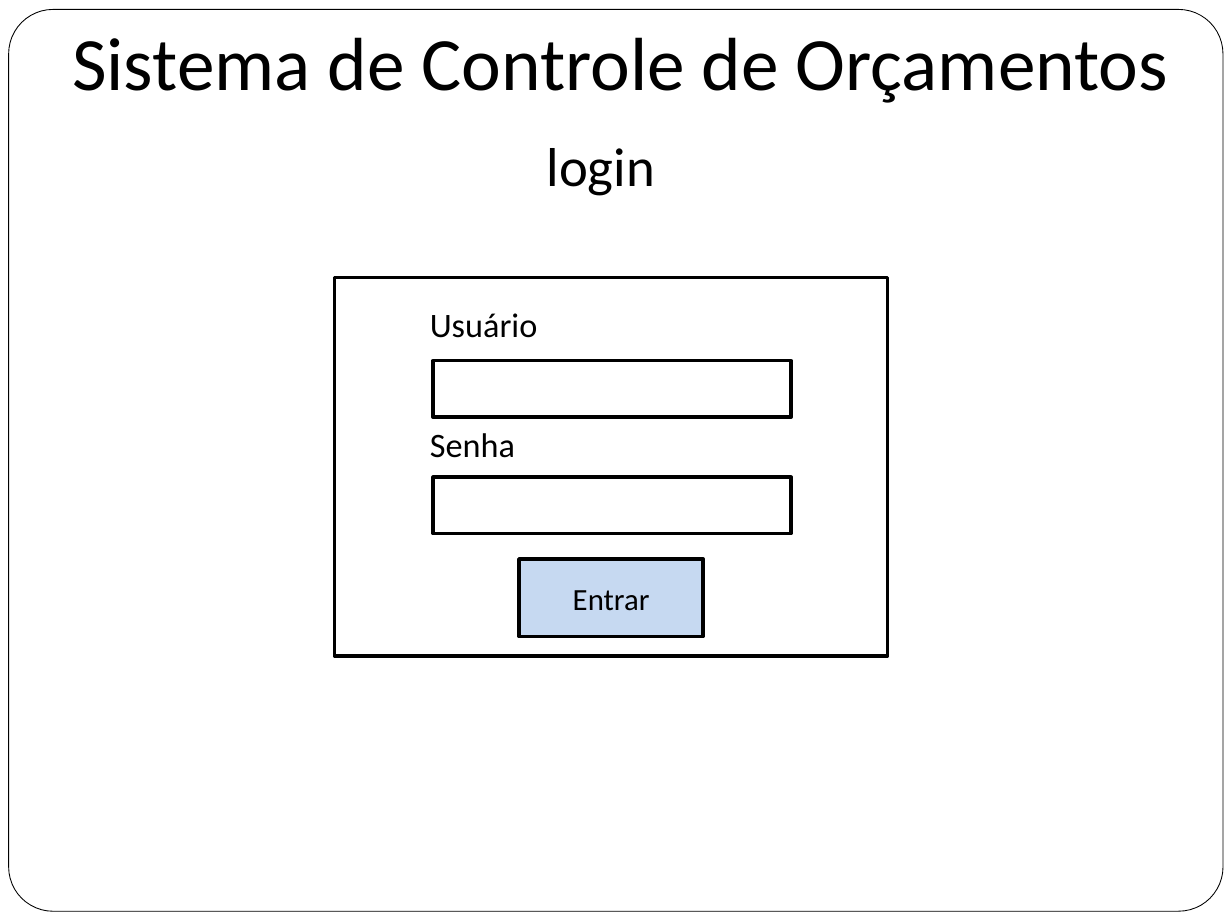
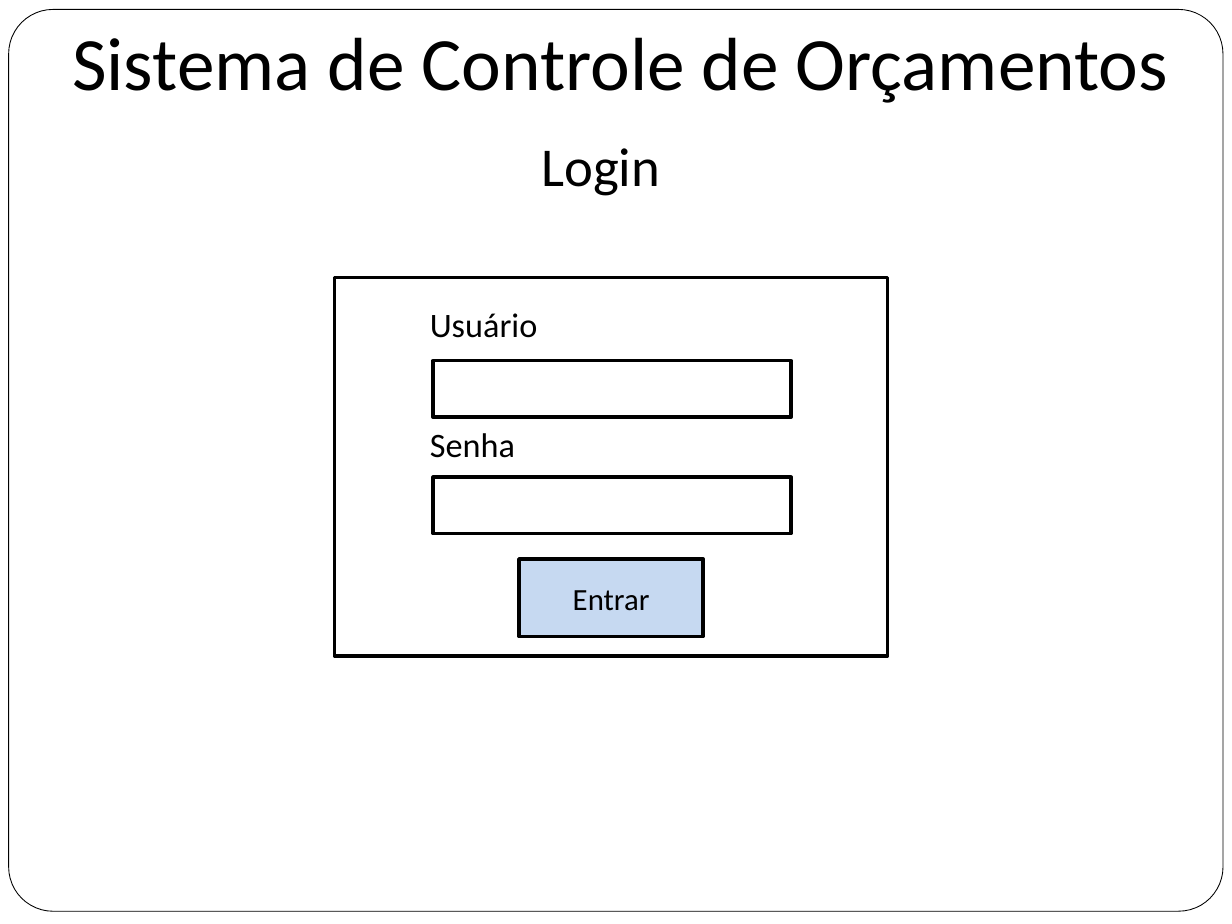
Before and after one commit to flaviochagas/PosGrupo4, a slide deck: slide 1 of Site/site/documentos/prototipos.pptx. Drawn at 1232x924 pixels with LibreOffice and Linux fonts; fonts in the diff are those of the drawing. Boxes give left, top, right and bottom in pixels: in the first picture for what was removed or moved away, otherwise in the second. Text is boxed around its words. In the diff, an @@ line names an element or a change of style, - is before the commit and + after.

```diff
--- a/Site/site/documentos/prototipos.pptx
+++ b/Site/site/documentos/prototipos.pptx
@@ text at box(541, 148, 660, 196): text changed @@
-login
+Login
```
Also in this commit, not shown: 5 other slides changed, 1 slide added, 1 other file.
